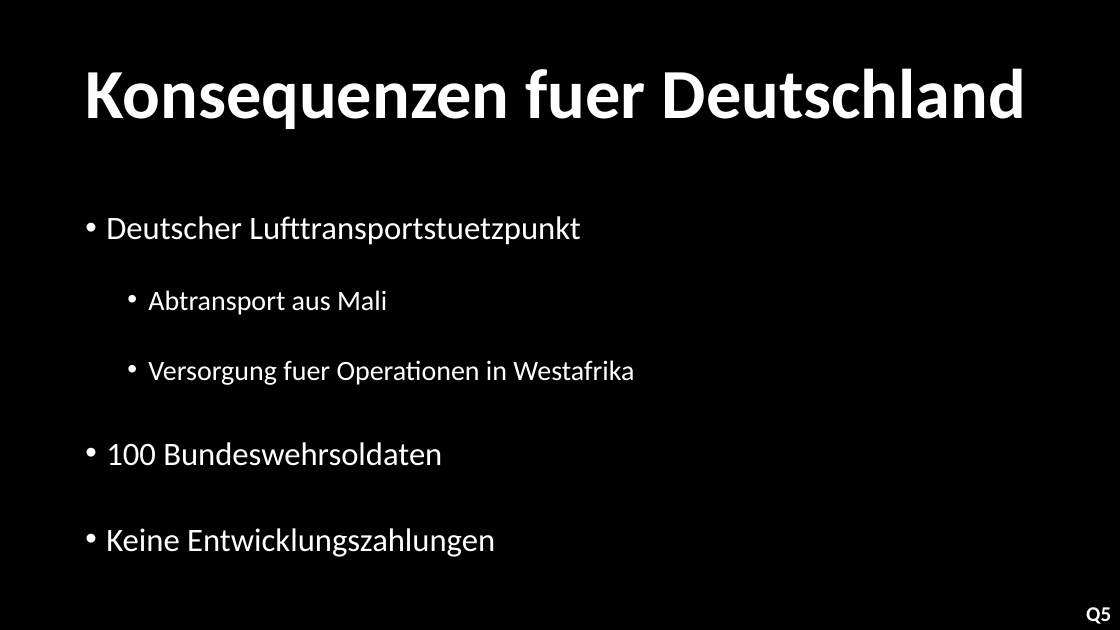
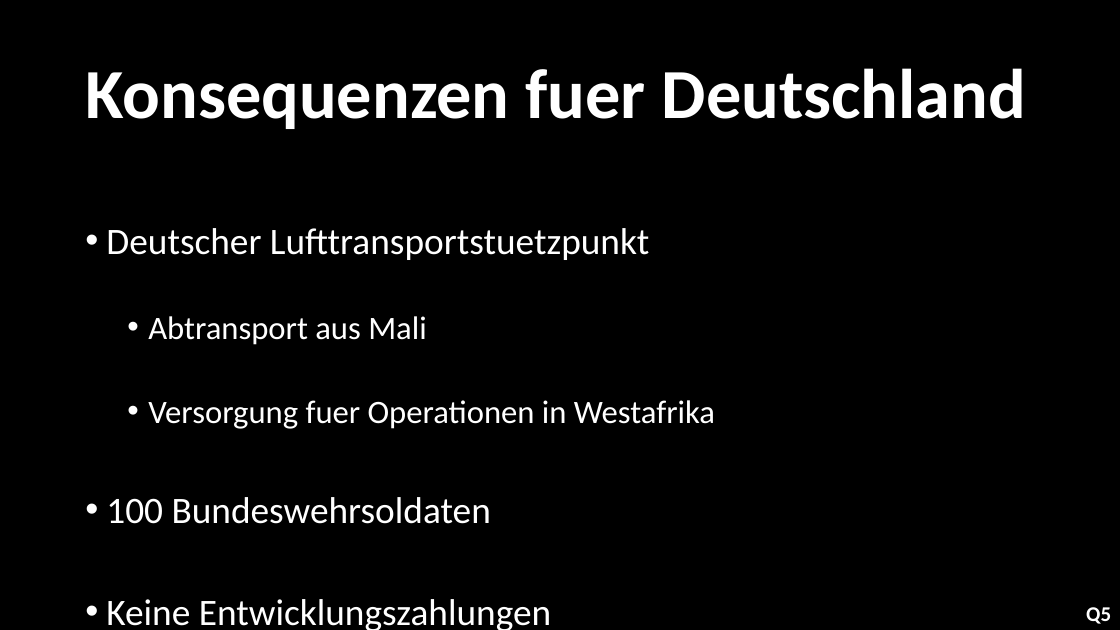
Before and after one commit to AH1M1-Org/School, a slide deck: slide 9 of Gesellschaftslehre/001_Gesellschaftlehre_Wochenbericht.pptx. Drawn at 1120x630 pixels with LibreOffice and Linux fonts; fonts in the diff are those of the drawing; background and template pictures are left out. Boxes give left, top, right and bottom in pixels: in the first picture for what was removed or moved away, otherwise in the second. Text is boxed around its words. In the diff, an @@ line names an element or a change of style, - is before the commit and + after.

```diff
--- a/Gesellschaftslehre/001_Gesellschaftlehre_Wochenbericht.pptx
+++ b/Gesellschaftslehre/001_Gesellschaftlehre_Wochenbericht.pptx
@@ text "Deutscher Lufttransportstuetzpunkt" at [106,228,715,630]: size 28 to 32 pt in "Deutscher Lufttransportstuetzpunkt", "100 Bundeswehrsoldaten", "Keine Entwicklungszahlungen"; size 24 to 28 pt in "Abtransport aus Mali", "Versorgung fuer Operationen in Westafrika"; line spacing 1.9 to 2 @@
```
Also in this commit, not shown: 7 other slides changed, 1 other file.
